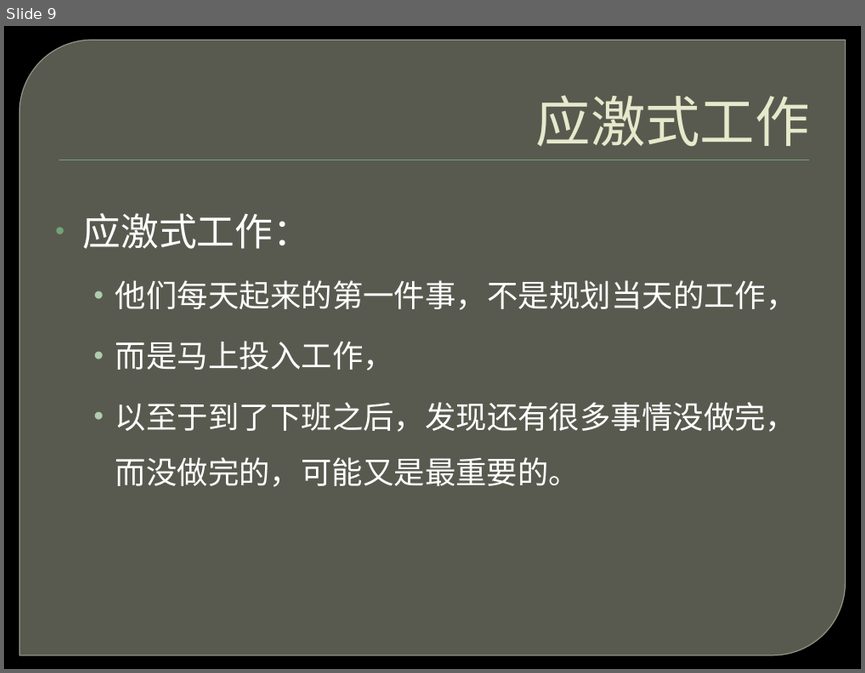
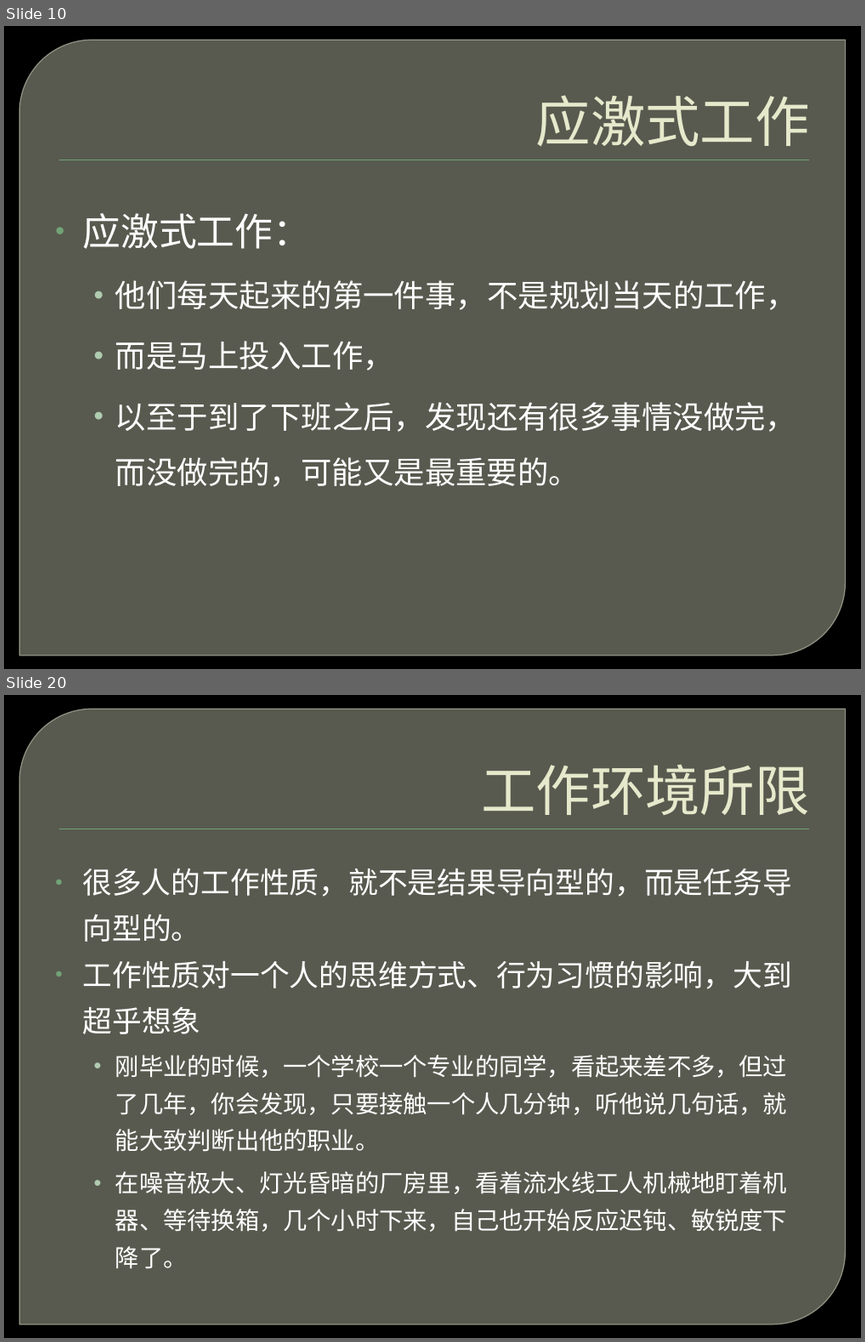
Before and after one commit to ghj1976/lecture, a slide deck: 工作方式/累死你的不是工作，而是工作方式.pptx. Shown one above the other, each under a label of ours: slide 9 before the commit, slides 10 and 20 after it; the slides between them are not shown. The pictures are 865x673 and 865x1342 pixels, drawn with LibreOffice and Linux fonts; fonts in the diff are those of the drawing; background and template pictures are left out. Boxes give left, top, right and bottom in pixels: in the first picture for what was removed or moved away, otherwise in the second. Text is boxed around its words. In the diff, an @@ line names an element or a change of style, - is before the commit and + after.

Commit message:
工作方式和纸飞机游戏ppt

```diff
--- a/工作方式/累死你的不是工作，而是工作方式.pptx
+++ b/工作方式/累死你的不是工作，而是工作方式.pptx
@@ slide 20 added at (4, 695, 861, 1338), background picture (left out); not listed: 2 template elements that a slide beside it also shows @@
@@ title added at (481, 764, 809, 815), 46 pt, text #E7EACB @@
+工作环境所限
@@ text added at (83, 868, 792, 1269), 20.1 pt, text #FFFFFF @@
+• 很多人的工作性质，就不是结果导向型的，而是任务导向型的。
+• 工作性质对一个人的思维方式、行为习惯的影响，大到超乎想象
+  • 刚毕业的时候，一个学校一个专业的同学，看起来差不多，但过了几年，你会发现，只要接触一个人几分钟，听他说几句话，就能大致判断出他的职业。
+  • 在噪音极大、灯光昏暗的厂房里，看着流水线工人机械地盯着机器、等待换箱，几个小时下来，自己也开始反应迟钝、敏锐度下降了。
@@ what was slide 9 is now slide 10 @@
```
Also in this commit, not shown: 9 slides changed, 11 other slides added, 1 slide removed.
